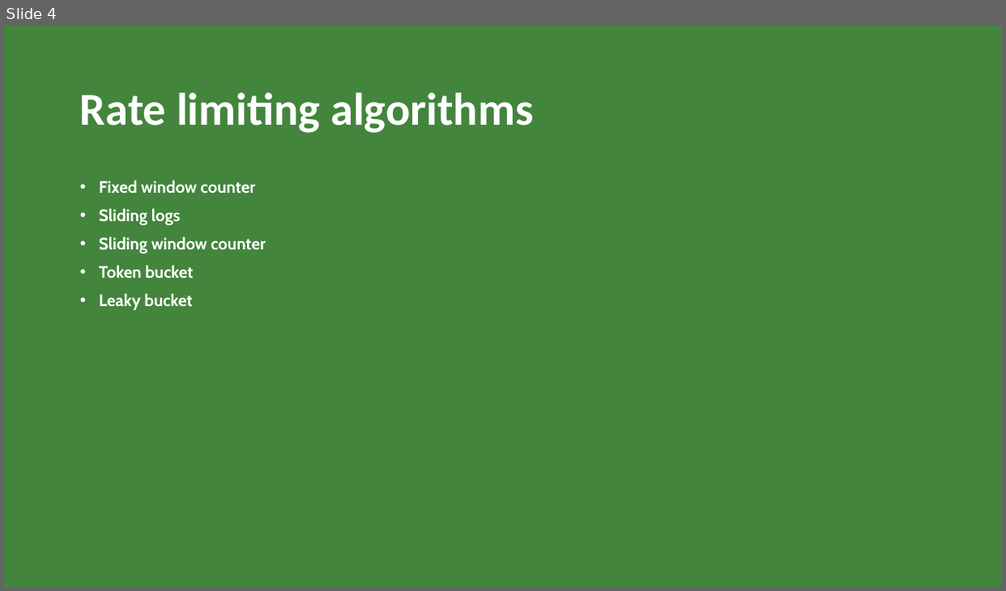
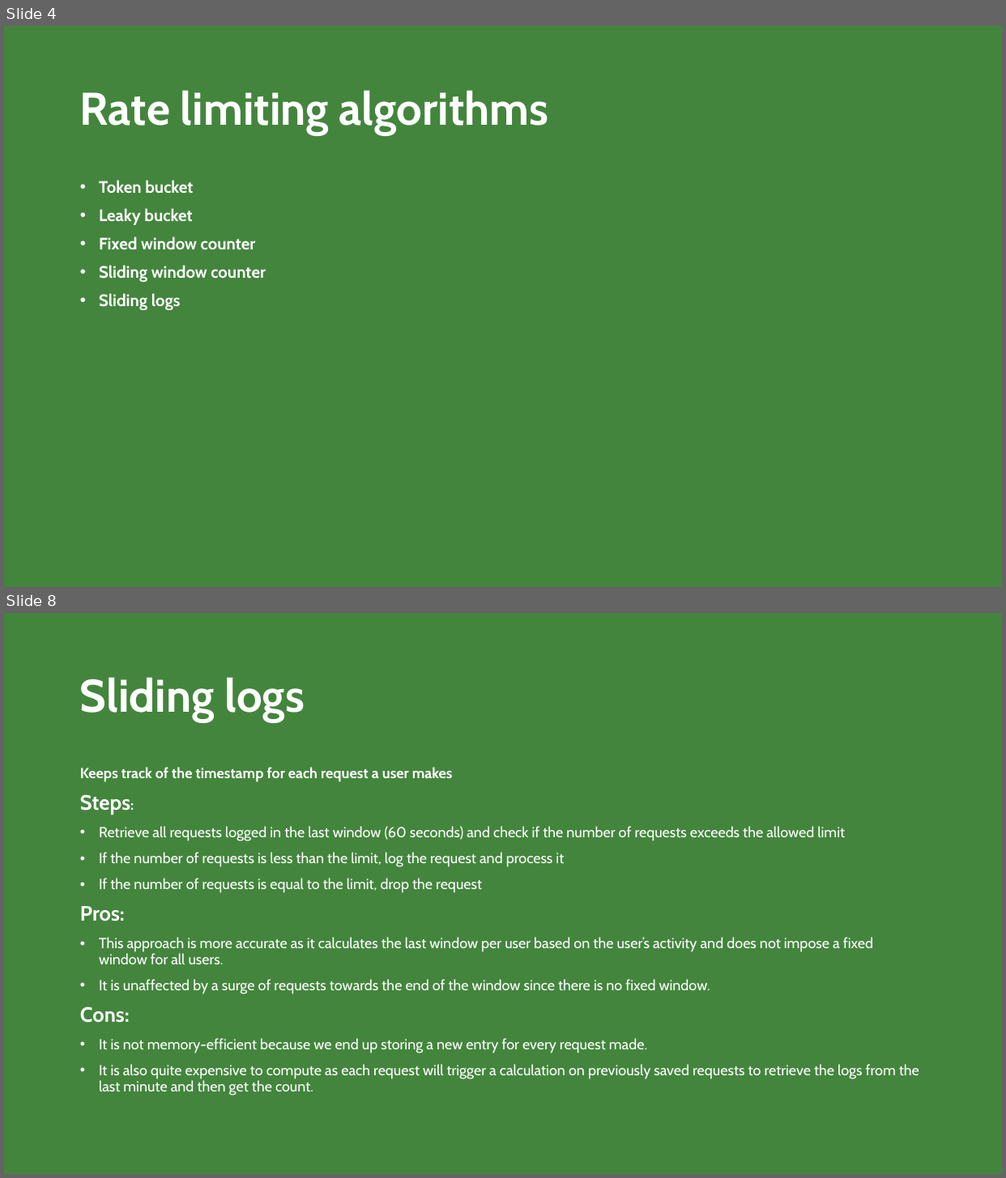
Before and after one commit to hamedhafezi/ppt, a slide deck: BK.pptx. Shown one above the other, each under a label of ours: slide 4 before the commit, slides 4 and 8 after it; the slides between them are not shown. The pictures are 1006x591 and 1006x1178 pixels, drawn with LibreOffice and Linux fonts; fonts in the diff are those of the drawing. Boxes give left, top, right and bottom in pixels: in the first picture for what was removed or moved away, otherwise in the second. Text is boxed around its words. In the diff, an @@ line names an element or a change of style, - is before the commit and + after.

Commit message:
Add rate limit algorithms

```diff
--- a/BK.pptx
+++ b/BK.pptx
@@ slide 8 added at (x1=4, y1=613, x2=1002, y2=1174), background #43853D @@
@@ title added at (x1=80, y1=677, x2=305, y2=722), 44 pt, text #FFFFFF, bold @@
+Sliding logs
@@ text added at (x1=80, y1=767, x2=919, y2=1096), 14 pt, text #FFFFFF @@
+Keeps track of the timestamp for each request a user makes
+Steps:
+• Retrieve all requests logged in the last window (60 seconds) and check if the number of requests exceeds the allowed limit
+• If the number of requests is less than the limit, log the request and process it
+• If the number of requests is equal to the limit, drop the request
+Pros:
+• This approach is more accurate as it calculates the last window per user based on the user’s activity and does not impose a fixed window for all users.
+• It is unaffected by a surge of requests towards the end of the window since there is no fixed window.
+Cons:
+• It is not memory-efficient because we end up storing a new entry for every request made.
+• It is also quite expensive to compute as each request will trigger a calculation on previously saved requests to retrieve the logs from the last minute and then get the count.
@@ slide 4 changed as well @@
@@ title "Rate limiting algorithms" at (x1=80, y1=90, x2=549, y2=135): font Calibri to Cabin @@
@@ text at (x1=99, y1=180, x2=266, y2=254): paragraphs removed @@
-• Fixed window counter
-• Sliding logs
-• Sliding window counter
@@ text at (x1=99, y1=237, x2=266, y2=310): paragraphs added @@
+• Fixed window counter
+• Sliding window counter
+• Sliding logs
```
Also in this commit, not shown: 4 other slides changed, 3 other slides added.
